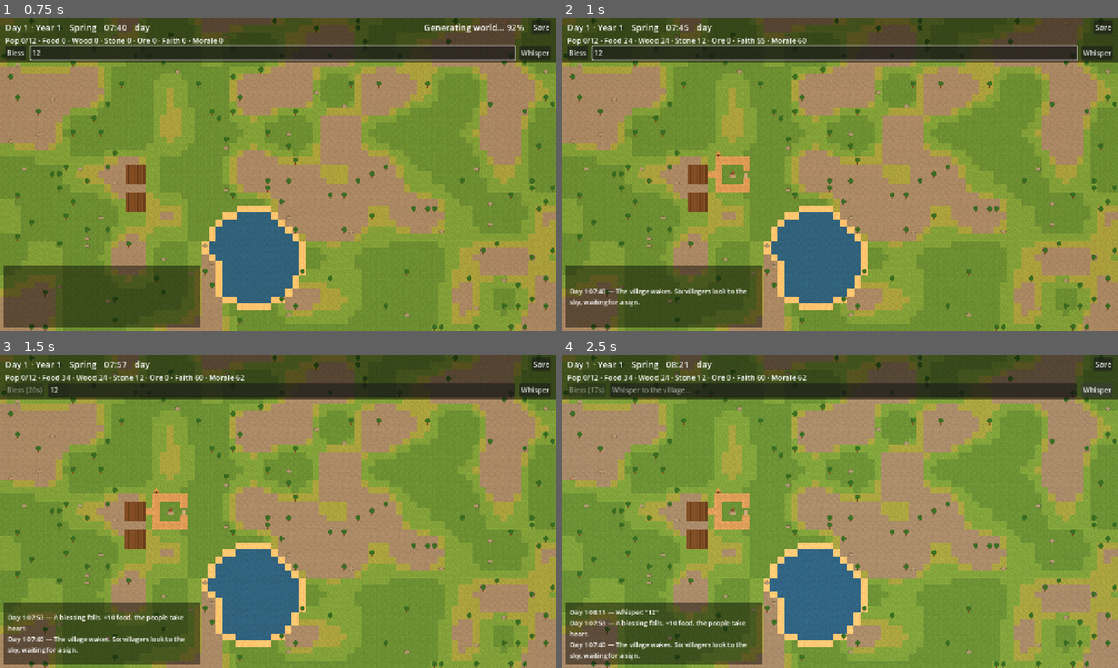
Above: before the commit, frames 1-4 (two rows, left to right).
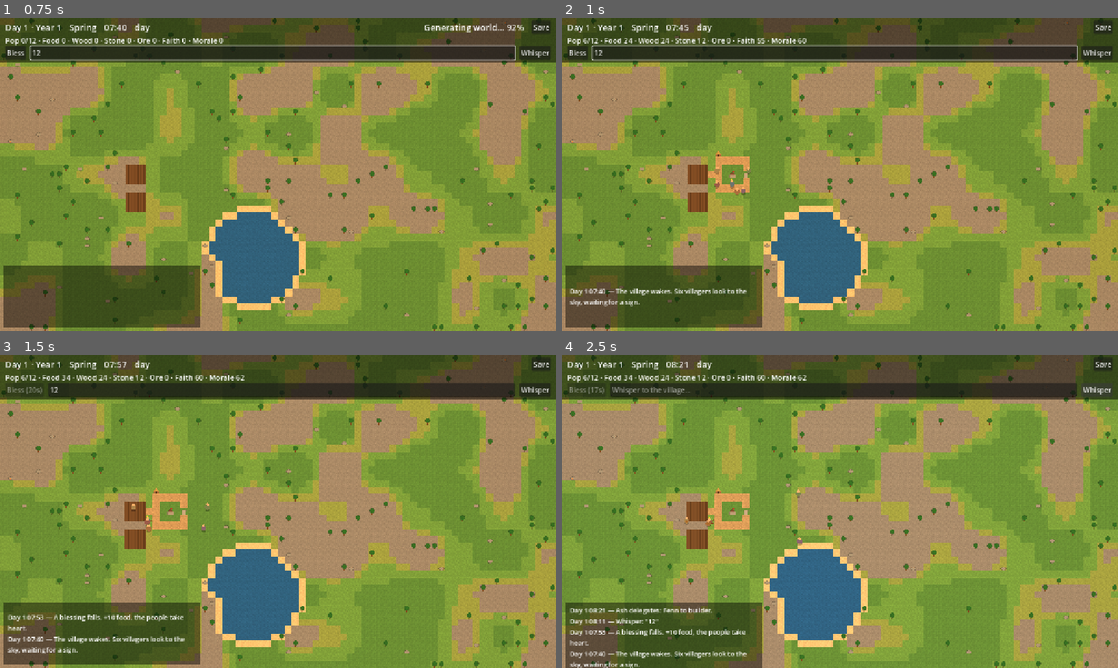
Above: after the commit, the same moments.

Repository: japage1928/godciv
Game: Godot game, scene res://main.tscn
The game is run twice, just before and just after one commit, with the same random seed, the same clock (stepped at 60 frames per second) and the same inputs.
Inputs (mouse positions are in pixels of both pictures, inside the frame that each line leads up to):
- Up to frame 1 (0.75 s): click (272, 52) at 0.52 s; type "12" at 0.6 s
- Up to frame 2 (1 s): no input
- Up to frame 3 (1.5 s): click "Bless" at 1.25 s
- Up to frame 4 (2.5 s): click "Whisper" at 2 s

Frame 1 is identical in both runs. In frame 2, 0.1% of the frame differs, in the area x 3-34%, y 6-57%; in frame 3, less than 0.1%; in frame 4, 2.3%, in the area x 0-44%, y 6-100%.
Error before the commit: Parse Error: Function "deficit()" not found in base self. (res://scripts/villager.gd:214)
Error after the commit: Trying to assign an array of type "Array" to a variable of type "Array[Vector2i]". (res://scripts/villager.gd:140)

Commit message:
GodCiv Godot Phase 1: fix villager score_job lambda calls (use .call())

Diff:
--- a/godot/scripts/villager.gd
+++ b/godot/scripts/villager.gd
@@ -211,11 +211,11 @@
 	if traits.has("lazy"):
 		score -= 2.0
 	if p_job == "farmer":
-		score += deficit(float(s.get("food", 0)) + float(s.get("fish", 0)) + float(s.get("meat", 0)), 40.0) * 0.35
+		score += deficit.call(float(s.get("food", 0)) + float(s.get("fish", 0)) + float(s.get("meat", 0)), 40.0) * 0.35
 	elif p_job == "woodcutter":
-		score += deficit(float(s.get("wood", 0)), 30.0) * 0.4 + (2.0 if (sim.build_queue as Array).size() > 0 else 0.0)
+		score += deficit.call(float(s.get("wood", 0)), 30.0) * 0.4 + (2.0 if (sim.build_queue as Array).size() > 0 else 0.0)
 	elif p_job == "miner":
-		score += deficit(float(s.get("stone", 0)), 24.0) * 0.25 + deficit(float(s.get("ore", 0)), 6.0) * 0.3
+		score += deficit.call(float(s.get("stone", 0)), 24.0) * 0.25 + deficit.call(float(s.get("ore", 0)), 6.0) * 0.3
 	elif p_job == "builder":
 		score += 8.0 if (sim.build_queue as Array).size() > 0 else -4.0
 	if assigned_job == p_job:
